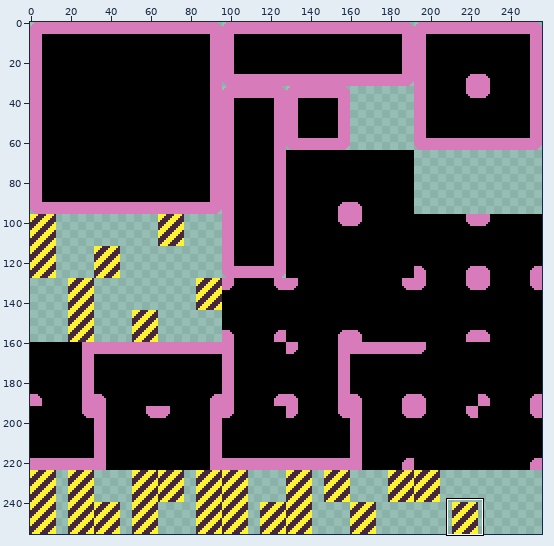
Sprite sheet -- scenes/levels/tile/testtileset.png. Above, an overview of the earlier version with the close-up marked.
Close-up. The starting point:
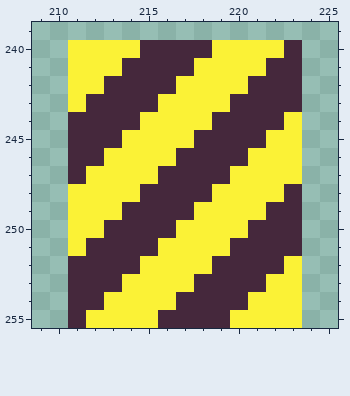
The file is 256x256 pixels. Shown: x 209..225, y 239..255. The commit also changed other parts of the picture, which this record leaves out.
The result:
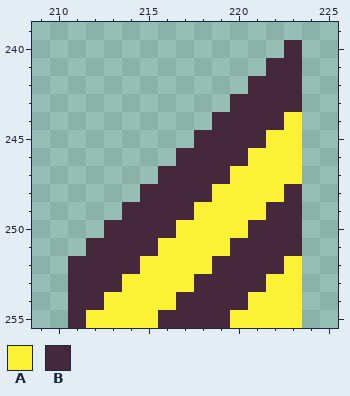
Palette (. is transparent): A #fbf236  B #45283c
The exact change:
Colour A is removed in row 240 at x 211 to 214 and 219 to 222; in row 241 at x 211 to 213 and 218 to 221; in row 242 at x 211 to 212 and 217 to 220; in row 243 at x 211 and 216 to 219; in row 244 at x 215 to 218; in row 245 at x 214 to 217.
Colour A is removed in row 246 at x 213 to 216; in row 247 at x 212 to 215; in row 248 at x 211 to 214; in row 249 at x 211 to 213; in row 250 at x 211 to 212; in row 251 at x 211.
Colour B is removed in row 240 at x 215 to 218; in row 241 at x 214 to 217; in row 242 at x 213 to 216; in row 243 at x 212 to 215; in row 244 at x 211 to 214; in row 245 at x 211 to 213.
Colour B is removed in row 246 at x 211 to 212; in row 247 at x 211.
Boxes around the changes in both close-ups, in picture pixels (x1, y1, x2, y2):
erased: (68, 40, 284, 256)
